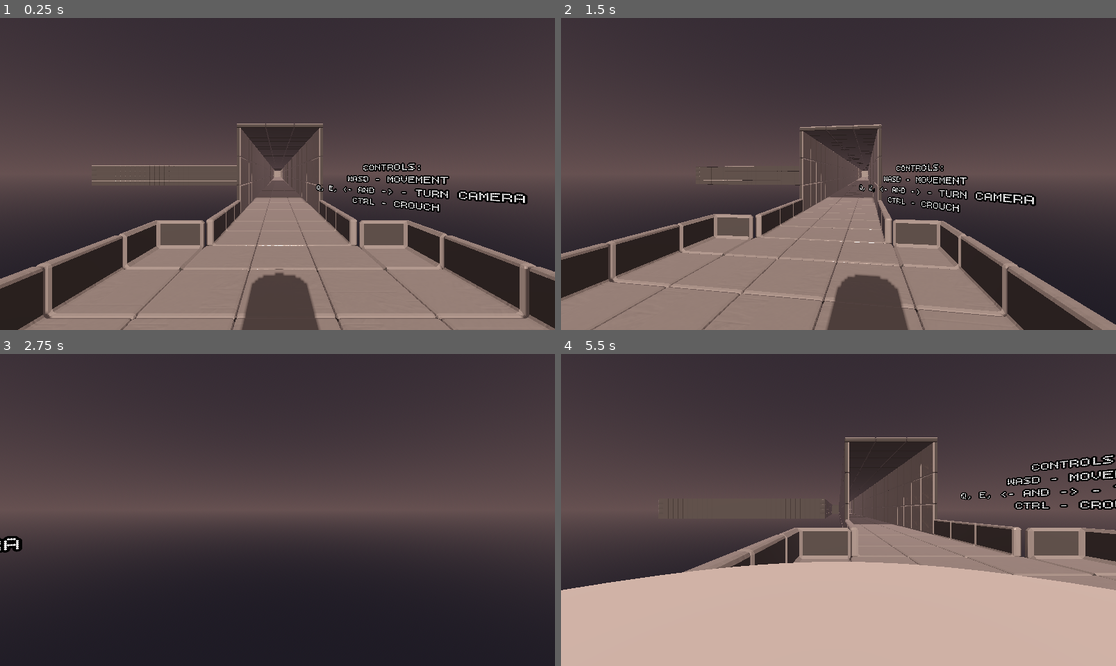
Above: before the commit, frames 1-4 (two rows, left to right).
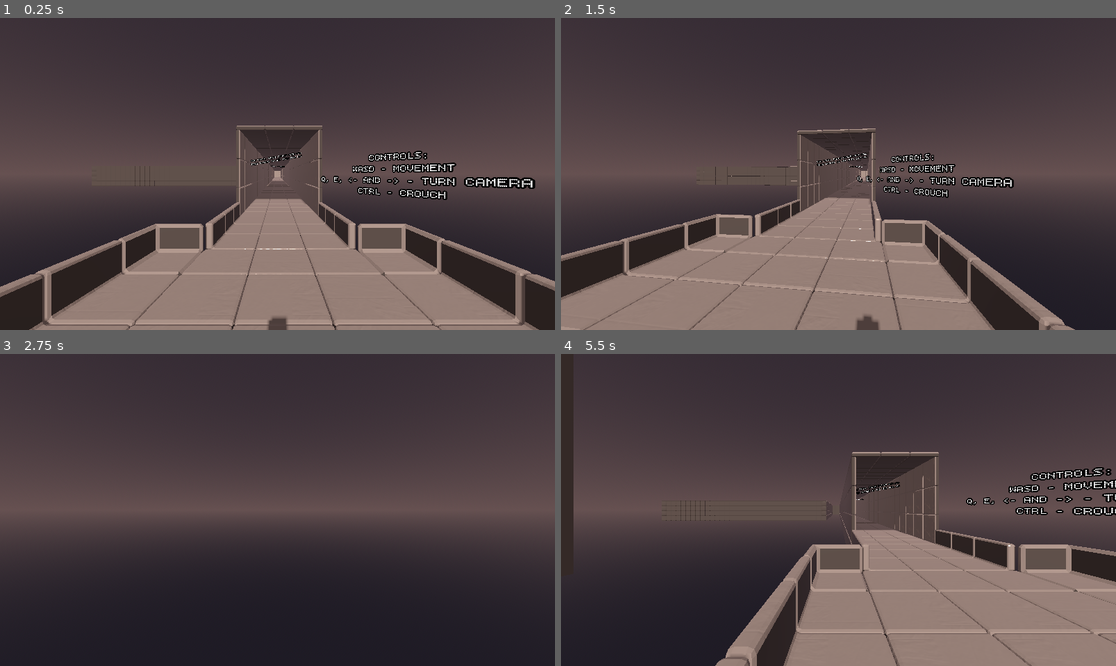
Above: after the commit, the same moments.

Repository: RoseyLemonz/jam-fcj9
Game: Godot game, scene res://game/res/main.tscn
The game is run twice, just before and just after one commit, with the same random seed, the same clock (stepped at 60 frames per second) and the same inputs.
Inputs:
- Up to frame 1 (0.25 s): no input
- Up to frame 2 (1.5 s): hold D (move_right) 0.53-1.28 s; hold Ctrl (crouch) 0.53-1.28 s; hold S (move_back) from 1.28 s (still down); tap Left (keylook_left) at 1.35 s
- Up to frame 3 (2.75 s): release S (move_back) at 2.03 s; hold D (move_right) from 2.03 s (still down); hold Right (keylook_right) from 2.03 s (still down)
- Up to frame 4 (5.5 s): release D (move_right) at 2.78 s; release Right (keylook_right) at 2.78 s; hold W (move_forward) 2.78-3.53 s; tap Ctrl (crouch) at 2.85 s; tap Enter at 3.5 s; hold Left (keylook_left) 3.53-4.28 s; hold A (move_left) 3.53-5.03 s; tap Right (keylook_right) at 4.35 s; hold S (move_back) from 5.03 s (still down); hold Ctrl (crouch) from 5.03 s (still down)

The runs differ from the first frame. In frame 1, 13% of the frame differs, in the area x 0-100%, y 33-100%; in frame 2, 11%; in frame 3, 0.2%; in frame 4, 40%, in the area x 0-100%, y 20-100%.

Commit message:
Implement more text

Diff:
--- a/game/res/main.tscn
+++ b/game/res/main.tscn
@@ -52,7 +52,7 @@
 environment = ExtResource("1_nmqiy")
 
 [node name="Player" parent="." groups=["Player"] instance=ExtResource("2_dga6e")]
-transform = Transform3D(2.4, 0, 0, 0, 2.4, 0, 0, 0, 2.4, 10.097, 2.5, 6.036)
+transform = Transform3D(1.25, 0, 0, 0, 1.25, 0, 0, 0, 1.25, 10.097, 1.3668427, 6.036)
 collision_mask = 6
 
 [node name="GridMap" type="GridMap" parent="."]
@@ -76,7 +76,7 @@
 shape = SubResource("BoxShape3D_yajld")
 
 [node name="Label3D" type="Label3D" parent="Triggers/EntranceText"]
-transform = Transform3D(0.7187333, 0, -0.69528586, 0, 1, 0, 0.69528586, 0, 0.7187333, 3.8277884, 0.37194633, 1.8713211)
+transform = Transform3D(0.7187333, 0, -0.69528586, 0, 1, 0, 0.69528586, 0, 0.7187333, 4.1005526, 0.90826607, 1.8713211)
 text = "Controls:
 WASD - Movement
 Q, E, <- and -> - Turn camera
@@ -87,12 +87,26 @@
 uppercase = true
 script = SubResource("GDScript_3n07w")
 
+[node name="HallwayText" type="Label3D" parent="Triggers/EntranceText"]
+transform = Transform3D(0.8916982, 0.0070969174, 0.45257482, 0.18106183, 0.91080034, -0.37102458, -0.4148384, 0.412786, 0.8108741, -0.05989933, 2.468913, -10.799395)
+text = "You know, being honest with you,
+This tunnel is all this game has"
+font = ExtResource("5_3n07w")
+font_size = 58
+outline_size = 32
+
 [node name="HallwayVoice" type="Area3D" parent="Triggers"]
-transform = Transform3D(-4.371139e-08, 0, -1, 0, 1, 0, 1, 0, -4.371139e-08, 75.824615, -8.594238, 4.235014)
+transform = Transform3D(-4.371139e-08, 0, -1, 0, 1, 0, 1, 0, -4.371139e-08, 27.86106, -8.594238, 4.235011)
 
 [node name="Hallway" type="CollisionShape3D" parent="Triggers/HallwayVoice"]
-transform = Transform3D(1, 0, 0, 0, 1, 0, 0, 0, 1, -0.1436168, -0.36174905, 0.14123774)
 shape = SubResource("BoxShape3D_yajld")
+
+[node name="HallwayBanter" type="Label3D" parent="Triggers/HallwayVoice"]
+transform = Transform3D(0.96437466, -0.05546401, -0.25866064, -0.03155867, 0.9466705, -0.32065377, 0.26265115, 0.31739324, 0.9111947, 0, 1.7031088, -12.104084)
+text = "Like, honestly"
+font = ExtResource("5_3n07w")
+font_size = 72
+outline_size = 32
 
 [node name="HallwayConfirm" type="Area3D" parent="Triggers"]
 transform = Transform3D(-4.371139e-08, 0, -1, 0, 1, 0, 1, 0, -4.371139e-08, 157.02284, -10.779051, 2.2418995)
--- a/game/res/player.tscn
+++ b/game/res/player.tscn
@@ -1,10 +1,12 @@
 [gd_scene load_steps=5 format=3 uid="uid://dku2sdnrbmj7b"]
+
+[ext_resource type="ArrayMesh" uid="uid://bte7ki716sykb" path="res://assets/mdl/player.obj" id="1_bxfqr"]
 
 [sub_resource type="GDScript" id="GDScript_mai31"]
 script/source = "extends CharacterBody3D
 
 const SPEED = 8.0
-const PL_SCALE = 2.4
+const PL_SCALE = 1.25
 
 var CUR_SPEED = SPEED
 
@@ -44,7 +46,10 @@
 
 	move_and_slide()
 	# camera
-	$CameraController.position = lerp($CameraController.position, position, 0.3)
+	$CameraController.position.x = position.x
+	$CameraController.position.z = position.z
+	$CameraController.position.y = position.y + 1.3
+	rotation = $CameraController.rotation
 
 # pig sign easter egg
 func _on_pig_sign_area_entered(area: Area3D) -> void:
@@ -55,8 +60,6 @@
 		pass
 
 "
-
-[sub_resource type="CylinderMesh" id="CylinderMesh_bxfqr"]
 
 [sub_resource type="CylinderShape3D" id="CylinderShape3D_cyd3n"]
 
@@ -70,8 +73,8 @@
 [node name="Pivot" type="Node3D" parent="."]
 
 [node name="Body" type="MeshInstance3D" parent="Pivot"]
-transform = Transform3D(0.6, 0, 0, 0, 0.6, 0, 0, 0, 0.6, 0, -0.3852335, 0)
-mesh = SubResource("CylinderMesh_bxfqr")
+transform = Transform3D(-1.3113417e-08, 0, 0.3, 0, 0.3, 0, -0.3, 0, -1.3113417e-08, 0, -0.91807145, -0.072885394)
+mesh = ExtResource("1_bxfqr")
 
 [node name="Collision" type="CollisionShape3D" parent="."]
 shape = SubResource("CylinderShape3D_cyd3n")
Not shown, added: assets/mdl/player.obj
Not shown, added: assets/mdl/player.obj.import
Not shown, added: assets/prj/player.blend.import
Not shown, added: assets/prj/player.blend
